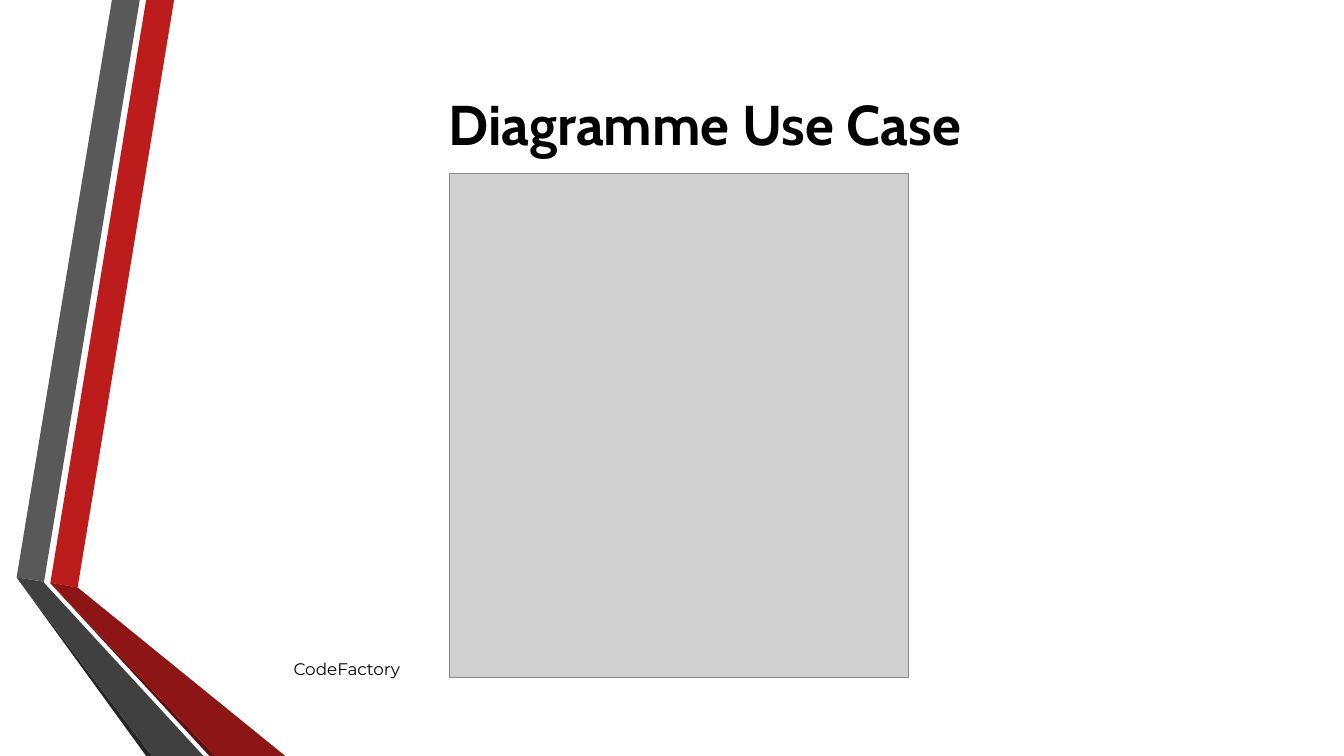
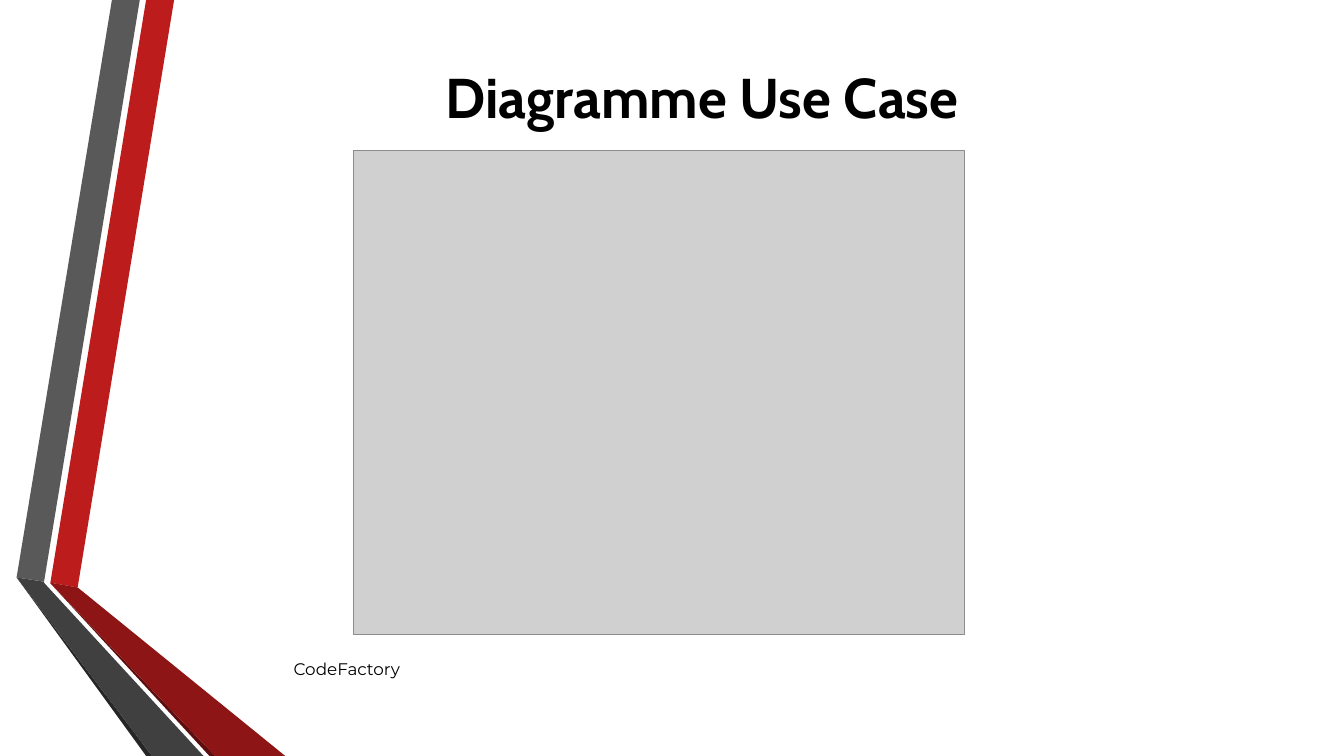
Before and after one commit to Ashmouth/IL, a slide deck: slide 4 of Diaporama/Ingénierie logiciel eCours.pptx. Drawn at 1344x756 pixels with LibreOffice and Linux fonts; fonts in the diff are those of the drawing; grey boxes stand for pictures; background and template pictures are left out. Boxes give left, top, right and bottom in pixels: in the first picture for what was removed or moved away, otherwise in the second. Text is boxed around its words. In the diff, an @@ line names an element or a change of style, - is before the commit and + after.

```diff
--- a/Diaporama/Ingénierie logiciel eCours.pptx
+++ b/Diaporama/Ingénierie logiciel eCours.pptx
@@ title "Diagramme Use Case": place and size @@
-title "Diagramme Use Case" at (448, 105, 961, 157)
+title "Diagramme Use Case" at (445, 78, 958, 131)
@@ picture: place and size @@
-picture at (450, 173, 908, 678)
+picture at (353, 150, 965, 634)
```
Also in this commit, not shown: 10 other slides changed, 1 slide added, 2 other files.
